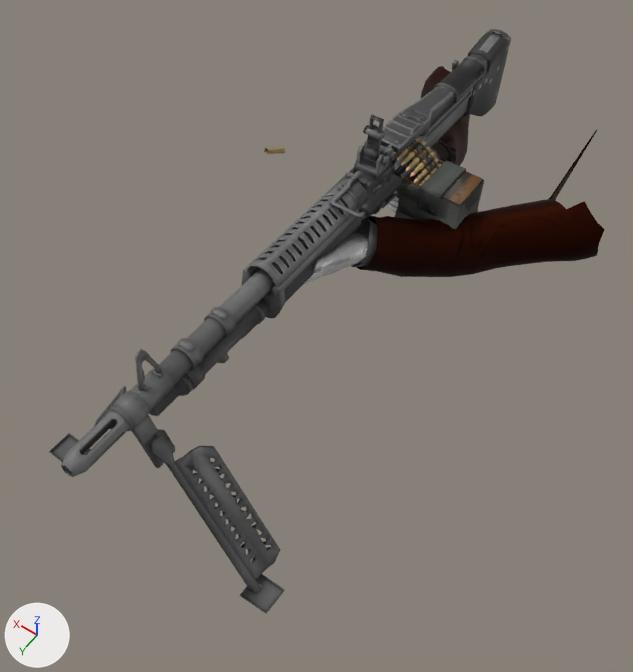
What one commit did to the OBJ model GameData/Animations/LMG/Fire/frame_30.obj.
Before and after are seen from a camera (50 mm lens) standing at (-0.84, 2.16, 1.41) and looking at (0.02, 0.95, -0.5). The axes (+X, +Y, +Z) are drawn at lower left. The lights are the same throughout. Where no turn or scale is listed for an object, it has been applied to the vertices.
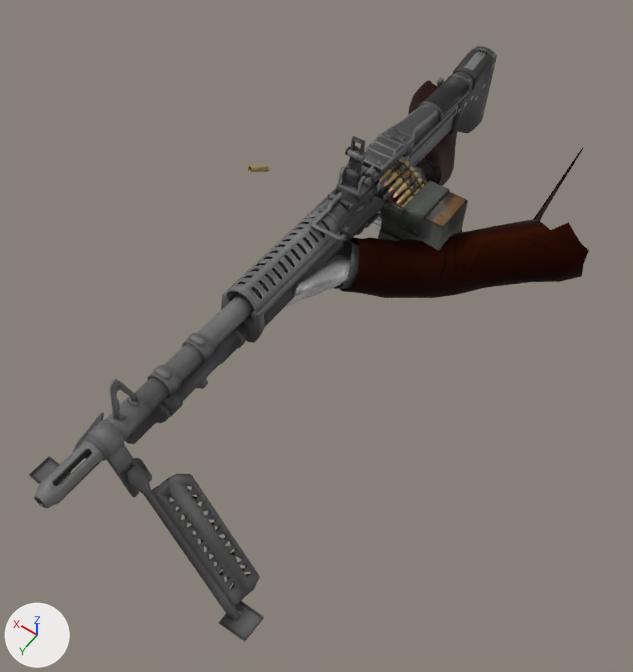
Changed parts and their boxes (x1, y1, x2, y2) in the pictures (633 x 672 px):
'Mesh.005', mesh moved
    before: (49, 29, 511, 614)
    after: (29, 46, 497, 642)
'PlayerModelMerged.001_PlayerModelMerged', mesh moved
    before: (304, 66, 605, 284)
    after: (285, 80, 589, 307)
'Mesh.001', mesh moved
    before: (397, 137, 441, 186)
    after: (379, 158, 425, 207)

Edits to the bpy script that builds the scene:
```text
Change me_mesh_001:
    where me_mesh_001.from_pydata(...)  # 1411 vertices, 2709 faces; spans x -0.0465..0.0729, y 0.4411..0.5652, z -0.2451..-0.1451
    used by ob_mesh_001; location = (0.0, 0.0, 0.0)
    me_mesh_001 part 1: the whole mesh is moved by (0.0057, 0.0737, -0.0227)
Change me_mesh_005:
    where me_mesh_005.from_pydata(...)  # 10811 vertices, 20781 faces, 17 loose edges; spans x -0.32..0.41, y -0.15..1.75, z -0.6..0.02
    used by ob_mesh_005; location = (0.0, 0.0, 0.0)
    me_mesh_005 part 2: the whole mesh is moved by (0.01, 0.07, -0.02)
Change me_playermodelmerged_001_playermodelmerged:
    where me_playermodelmerged_001_playermodelmerged.from_pydata(...)  # 1157 vertices, 2192 faces; spans x -0.502..0.455, y -0.397..0.998, z -0.725..-0.183
    used by ob_playermodelmerged_001_playermodelmerged; location = (0.0, 0.0, 0.0)
    me_playermodelmerged_001_playermodelmerged part 3: the whole mesh is moved by (0.006, 0.074, -0.023)
```
